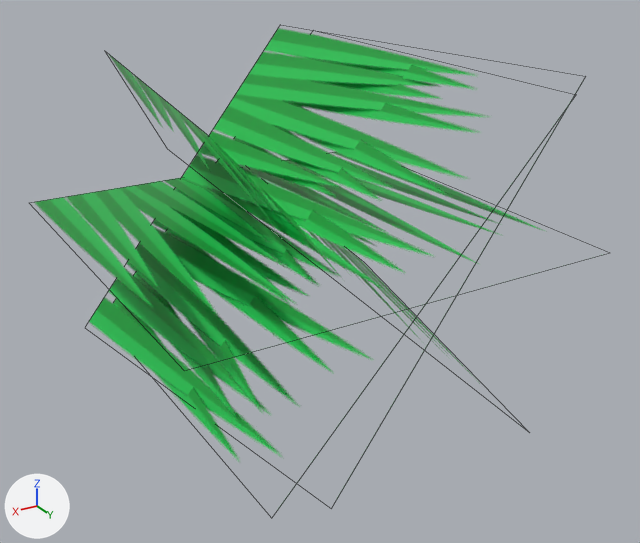
Two versions of the Blender file UnityComputeShaders - complete/Assets/Models/blender/grass.blend, one commit apart.
One viewpoint serves both versions: a camera (50 mm lens) standing at (0.194, 0.443, 0.144) and looking at (-0.004, 0.113, -0.021). The lights are fixed; the arrows at lower left show +X, +Y and +Z. Mesh edges are drawn as thin lines.
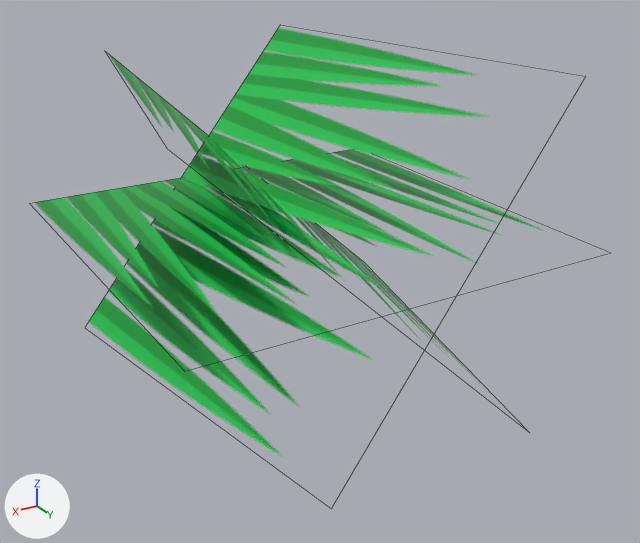
Where the change shows, as pixel boxes [x1, y1, x2, y2] in the pictures (640 x 543 px):
```json
{"object": "Plane", "change": "reshaped", "before": [34, 28, 540, 458], "after": [34, 28, 542, 454]}
{"part": 1, "of": "me_plane", "change": "deleted", "before": [113, 34, 474, 458], "on screen": "green"}
```

Edits to the scene script, one JSON object a line:
```json
{"block": "me_plane", "where": "me_plane.from_pydata(...)  # 16 vertices, 4 faces; spans x -0.099..0.101, y -0.014..0.213, z -0.074..0.075"}
{"block": "me_plane", "where": "# used by ob_plane; location = (0.0, 0.0, 0.0)"}
{"block": "me_plane", "change": "me_plane part 1: the loose piece of 4 vertices spanning x -0.067..0.07, y 0.0..0.2, z -0.074..0.072 is deleted"}
```
